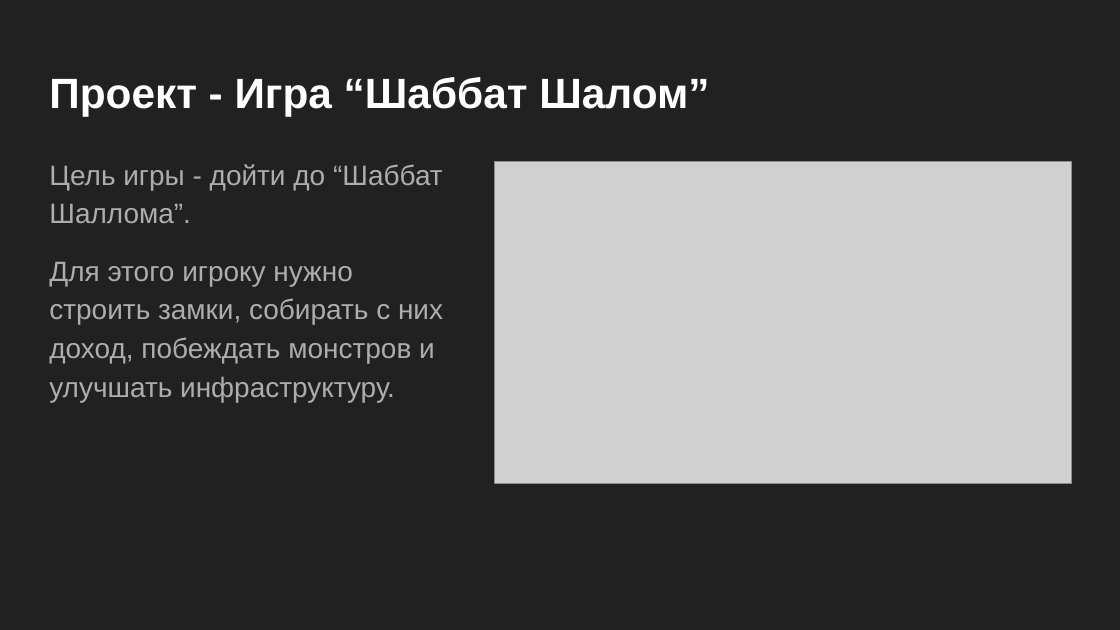
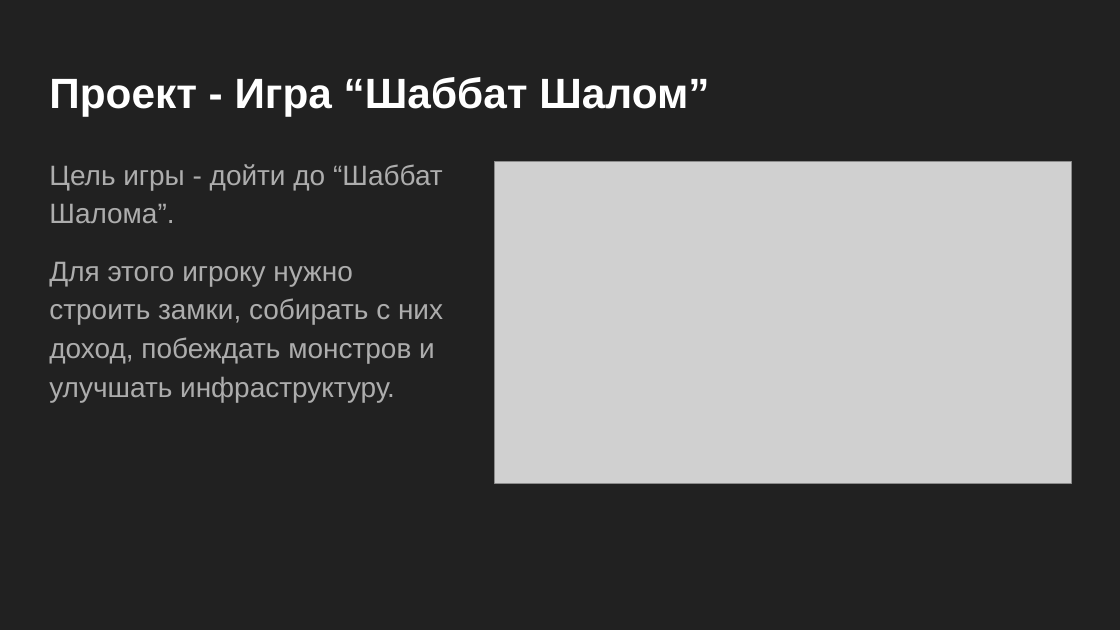
Before and after one commit to iuliacaesar/final_project1, a slide deck: slide 3 of Final Python Project.pptx. Drawn at 1120x630 pixels with LibreOffice and Linux fonts; fonts in the diff are those of the drawing; grey boxes stand for pictures. Boxes give left, top, right and bottom in pixels: in the first picture for what was removed or moved away, otherwise in the second. Text is boxed around its words. In the diff, an @@ line names an element or a change of style, - is before the commit and + after.

```diff
--- a/Final Python Project.pptx
+++ b/Final Python Project.pptx
@@ text at (49,164,443,223): text changed @@
-Цель игры - дойти до “Шаббат Шаллома”.
+Цель игры - дойти до “Шаббат Шалома”.
```
